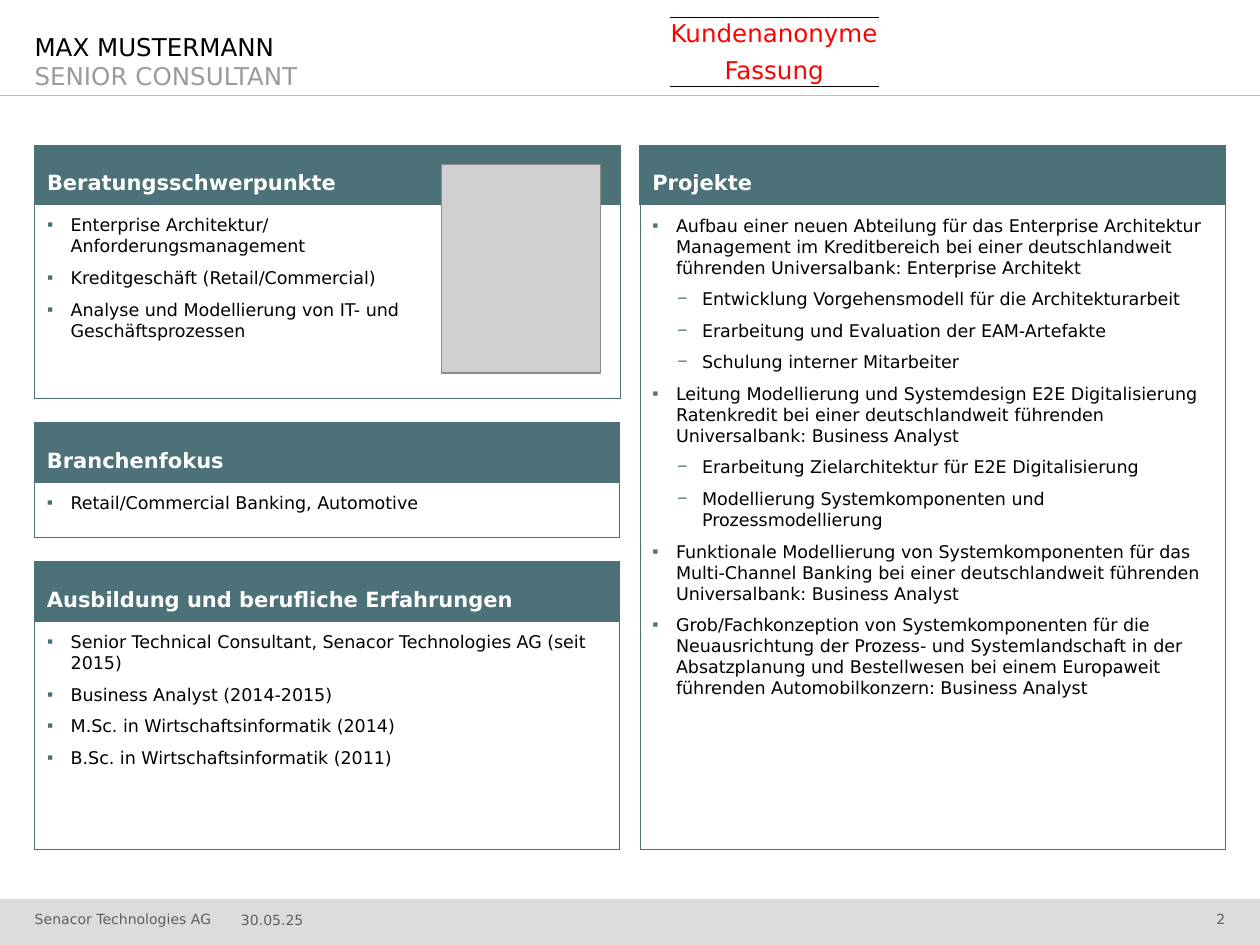
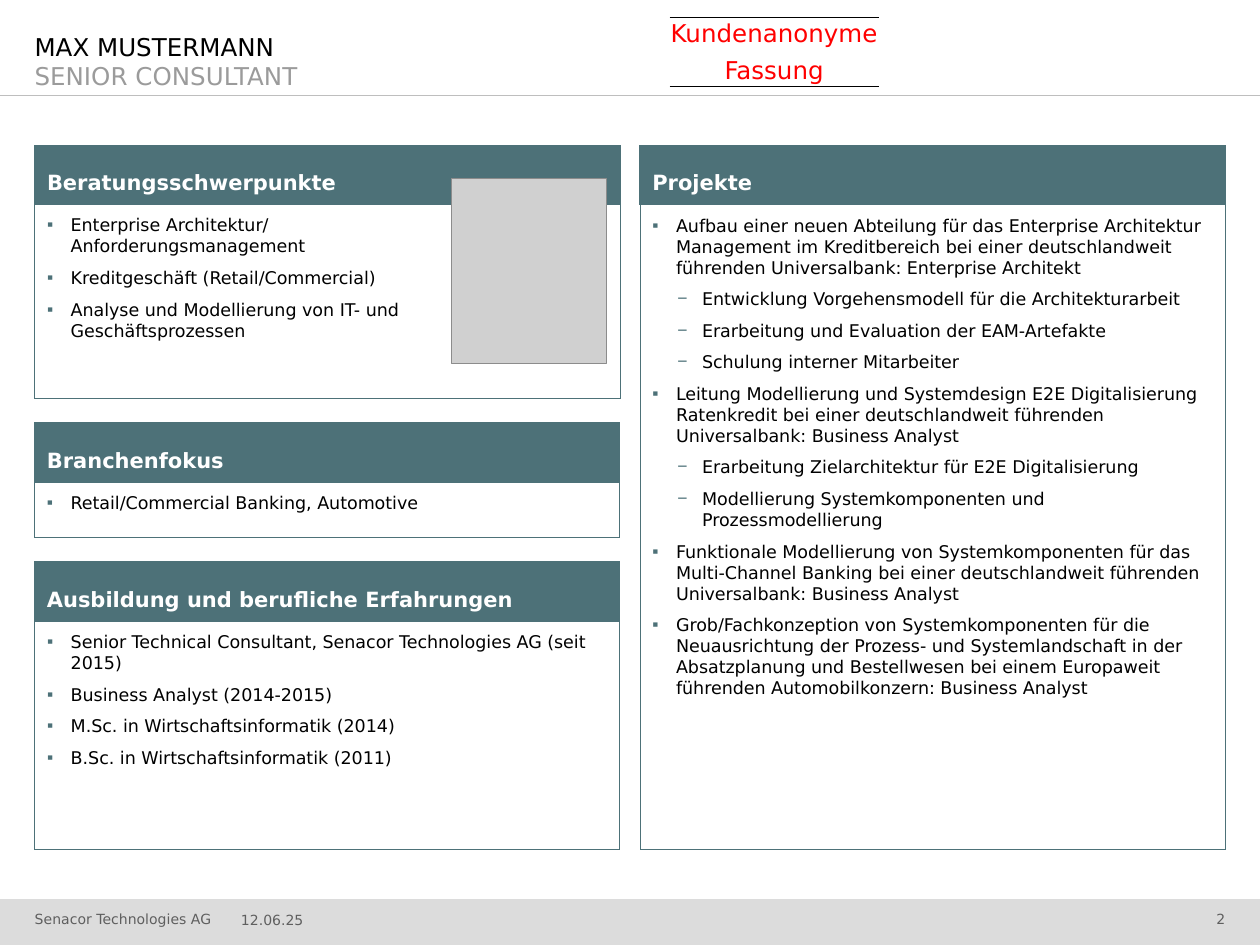
Before and after one commit to senacor/One-Pager-Management, a slide deck: slide 2 of azure-functions/examples/Mustermann, Max DE_190130.pptx. Drawn at 1260x945 pixels with LibreOffice and Linux fonts; fonts in the diff are those of the drawing; grey boxes stand for pictures; background and template pictures are left out. Boxes give left, top, right and bottom in pixels: in the first picture for what was removed or moved away, otherwise in the second. Text is boxed around its words. In the diff, an @@ line names an element or a change of style, - is before the commit and + after.

```diff
--- a/azure-functions/examples/Mustermann, Max DE_190130.pptx
+++ b/azure-functions/examples/Mustermann, Max DE_190130.pptx
@@ picture: place and size @@
-picture at <box>441,165,600,373</box>
+picture at <box>451,178,606,363</box>
@@ text at <box>241,914,303,925</box>: text changed @@
-30.05.25
+12.06.25
```
Also in this commit, not shown: 2 other slides changed, 12 other files.
